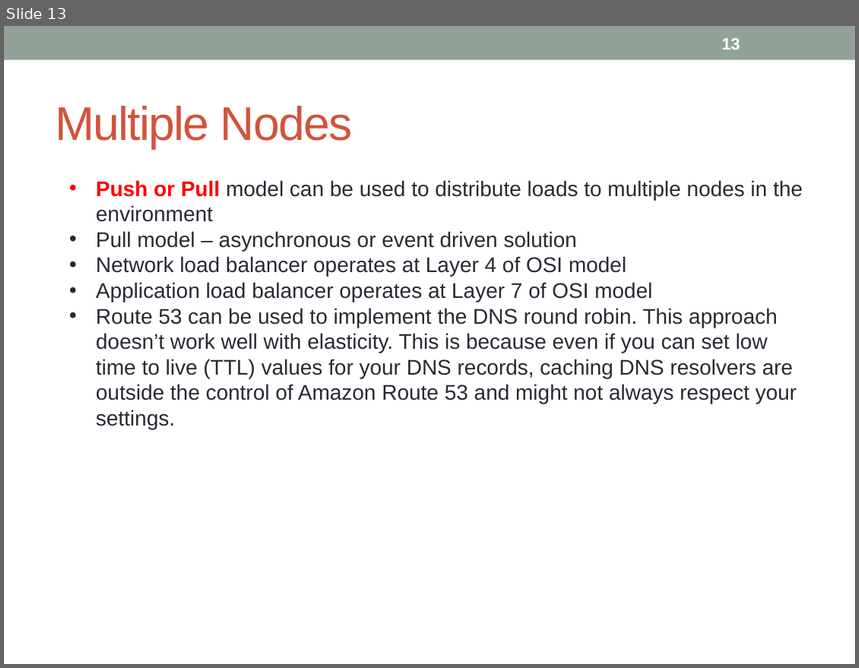
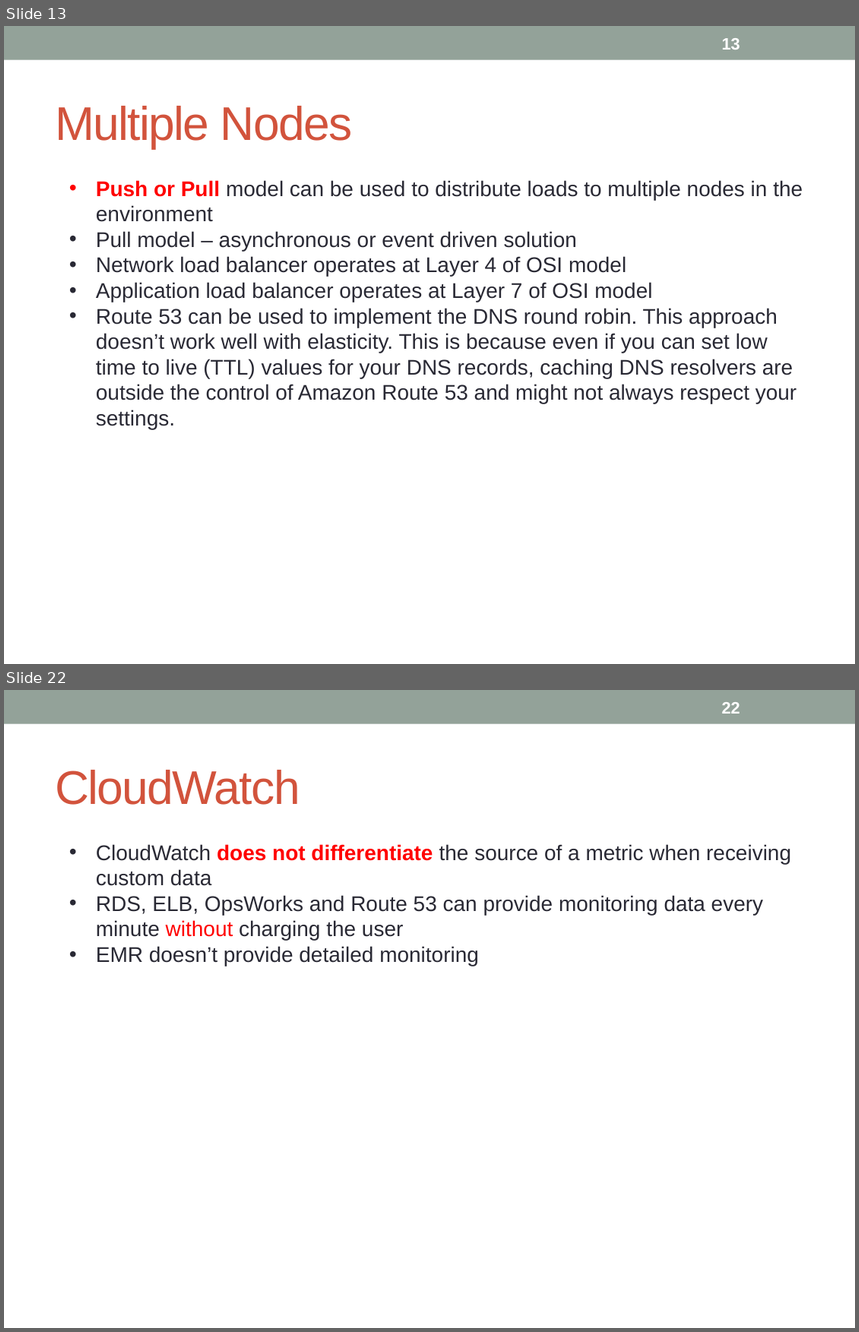
Before and after one commit to notionquest/ProjectDocumentation, a slide deck: AWS_Sysops.pptx. Shown one above the other, each under a label of ours: slide 13 before the commit, slides 13 and 22 after it; the slides between them are not shown. The pictures are 859x668 and 859x1332 pixels, drawn with LibreOffice and Linux fonts; fonts in the diff are those of the drawing. Boxes give left, top, right and bottom in pixels: in the first picture for what was removed or moved away, otherwise in the second. Text is boxed around its words. In the diff, an @@ line names an element or a change of style, - is before the commit and + after.

```diff
--- a/AWS_Sysops.pptx
+++ b/AWS_Sysops.pptx
@@ slide 22 added at (x1=4, y1=690, x2=855, y2=1328), background #FFFFFF; not listed: 1 template element that a slide beside it also shows @@
@@ page number added at (x1=722, y1=702, x2=740, y2=714), 14 pt, text #FFFFFF, bold @@
+22
@@ title added at (x1=55, y1=770, x2=300, y2=805), 40 pt, text #D2533C @@
+CloudWatch
@@ text added at (x1=96, y1=844, x2=791, y2=966), 18 pt, text #292934 @@
+• CloudWatch does not differentiate the source of a metric when receiving custom data
+• RDS, ELB, OpsWorks and Route 53 can provide monitoring data every minute without charging the user
+• EMR doesn’t provide detailed monitoring
```
Also in this commit, not shown: 4 slides changed, 9 other slides added.
